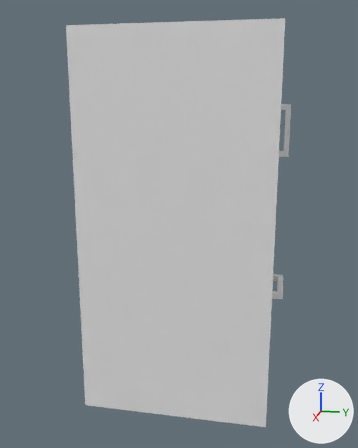
What one commit did to the FBX model Assets/ART/Meshes/Props/frigo.fbx.
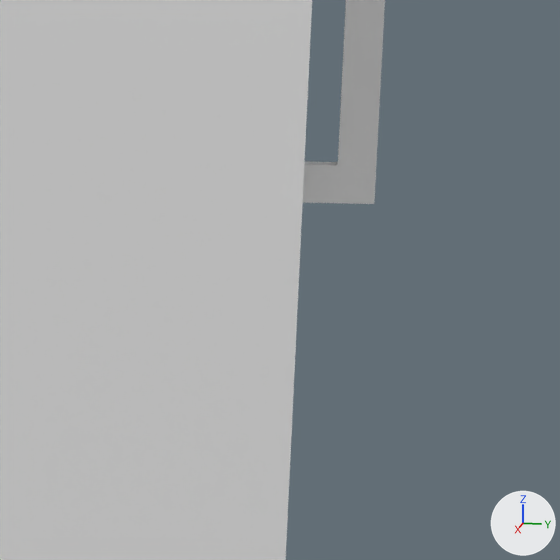
Old and new are each drawn whole from a camera (50 mm lens) standing at (3.522, 0.625, 0.815) and looking at (0.036, -0.072, -0.056) and again close up on the part from 66% to 88% of the width and 29% to 46% of the height. The lights are fixed; the arrows at lower right show +X, +Y and +Z.

Names of what the first close-up shows: 'frigo'.
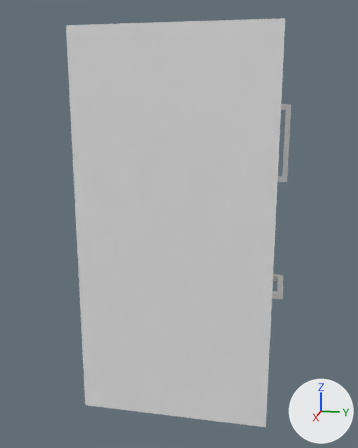
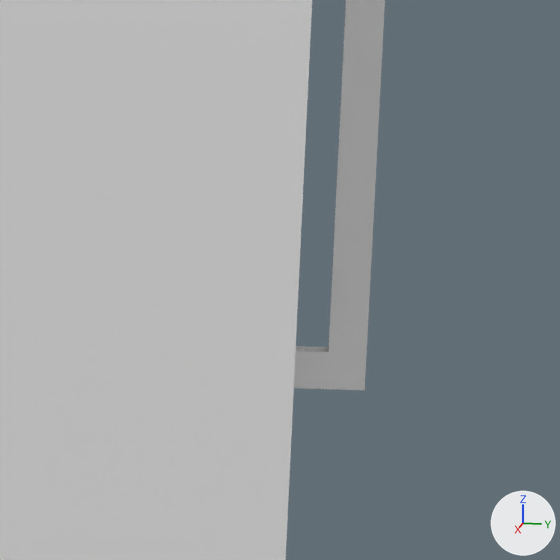
Pixel boxes (x1, y1, x2, y2) of what changed, in the close-ups (560 x 560 px; the box of a moved part takes in the faces that stretch with it):
part 1 of me_cube_010, moved or reshaped: before (303, 0, 385, 204); after (294, 0, 385, 390)

The edits, one by one:
me_cube_010 has 56 vertices, 50 faces and spans x -0.62..0.62, y -0.62..0.7, z -1.25..1.25.
me_cube_010 is used by ob_frigo; location (0.0, 0.0, 0.0).
me_cube_010 part 1: all 12 vertices in x -0.52..-0.48, y 0.62..0.7, z 0.4..0.44 are moved by (0.0, 0.0, -0.2).
